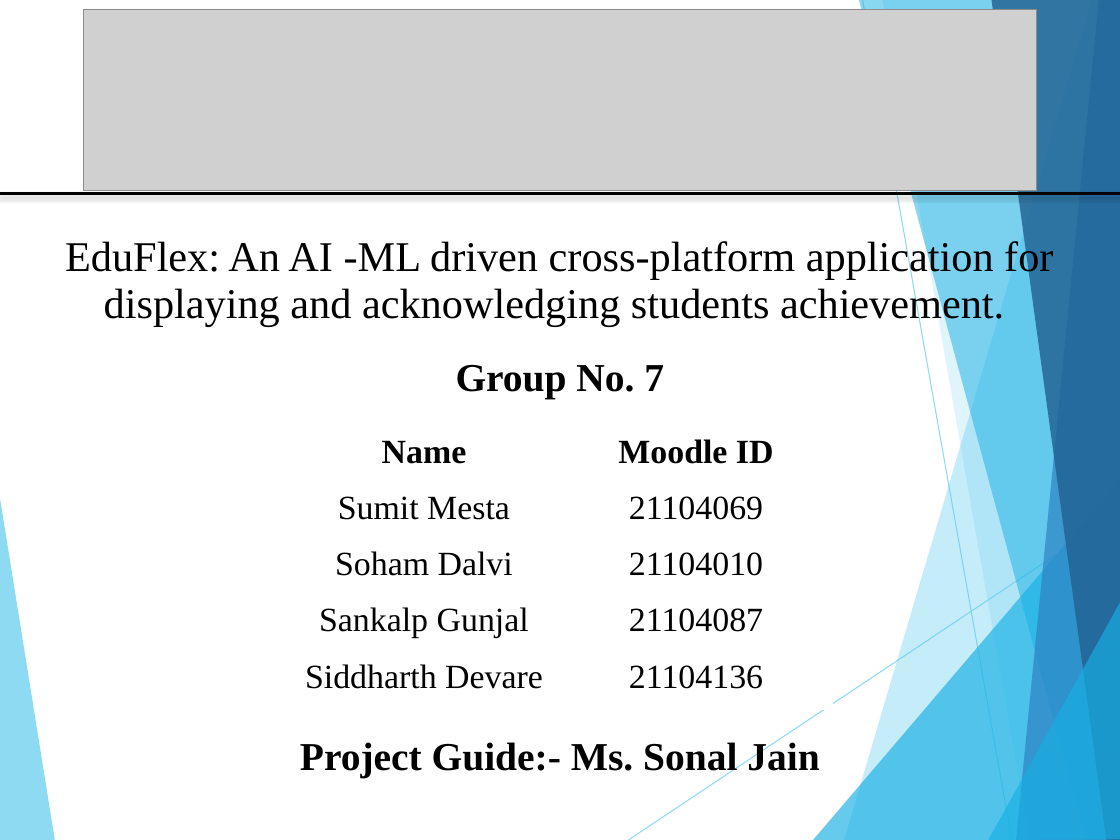
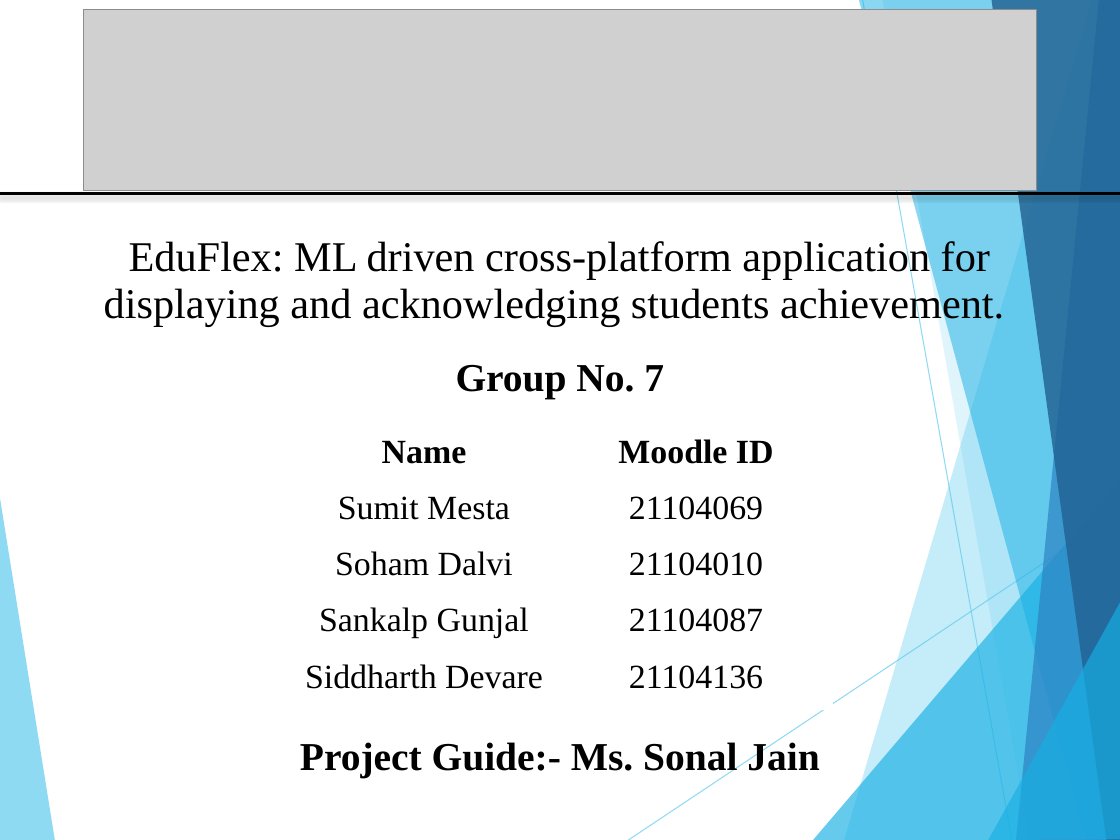
Before and after one commit to Soham01011/Eduflex, a slide deck: slide 1 of PPT_BE_IT_G7_EDUFLEX.pptx. Drawn at 1120x840 pixels with LibreOffice and Linux fonts; fonts in the diff are those of the drawing; grey boxes stand for pictures. Boxes give left, top, right and bottom in pixels: in the first picture for what was removed or moved away, otherwise in the second. Text is boxed around its words. In the diff, an @@ line names an element or a change of style, - is before the commit and + after.

```diff
--- a/PPT_BE_IT_G7_EDUFLEX.pptx
+++ b/PPT_BE_IT_G7_EDUFLEX.pptx
@@ text at bbox=[104, 238, 1004, 327]: text changed @@
-EduFlex: An AI -ML driven cross-platform application for displaying and acknowledging students achievement.
+EduFlex: ML driven cross-platform application for displaying and acknowledging students achievement.
```
Also in this commit, not shown: 8 other slides changed, 1 slide removed, 7 other files.
